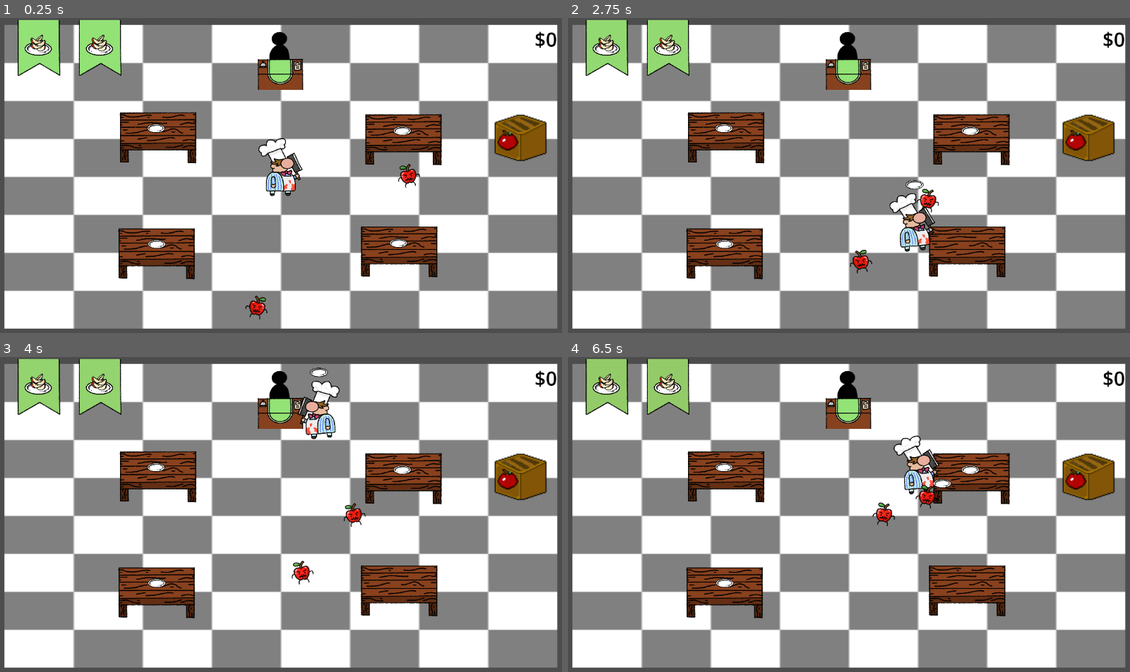
Above: before the commit, frames 1-4 (two rows, left to right).
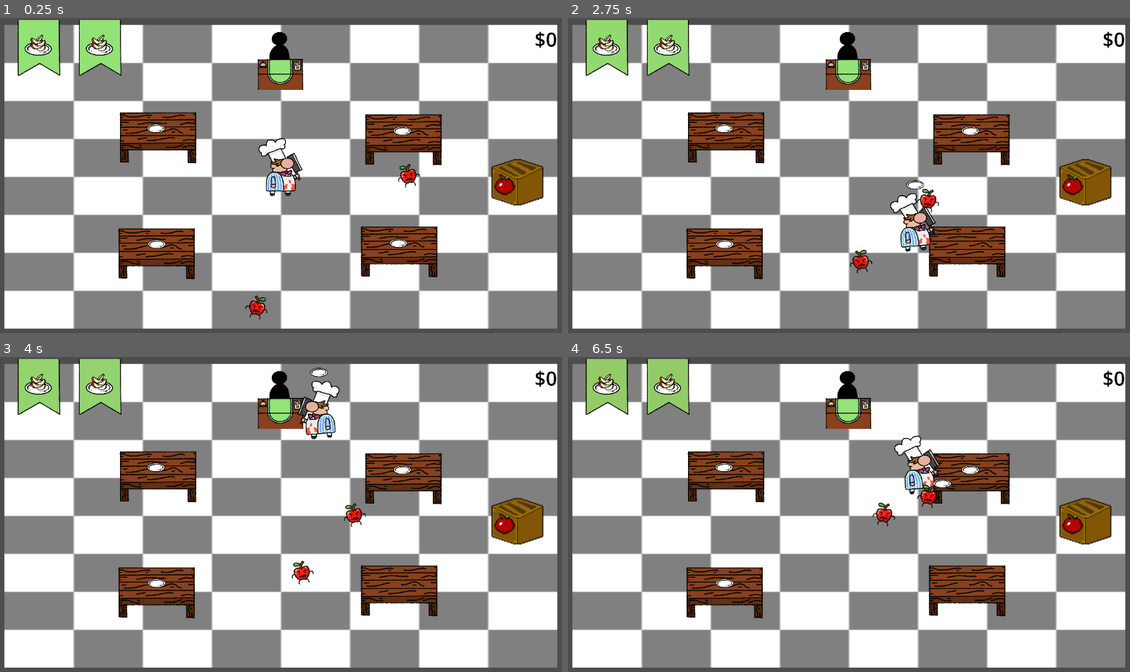
Above: after the commit, the same moments.

Repository: santosty25/Mortal-Cooking
Game: Godot game, scene res://Scenes/Main.tscn
The game is run twice, just before and just after one commit, with the same random seed, the same clock (stepped at 60 frames per second) and the same inputs.
Inputs (mouse positions are in pixels of both pictures, inside the frame that each line leads up to):
- Up to frame 1 (0.25 s): no input
- Up to frame 2 (2.75 s): move the mouse to (972, 159) at 0.52 s; hold D (Move_Right) 0.53-1.28 s; tap E (Interact) at 0.6, 1.55, 2.3 s; move the mouse to (736, 191) at 1.27 s; hold S (Move_Down) 1.28-2.03 s; click (736, 191) at 1.35 s; move the mouse to (905, 106) at 2.02 s; hold D (Move_Right) from 2.03 s (still down); hold Shift (Block) from 2.03 s (still down)
- Up to frame 3 (4 s): move the mouse to (252, 577) at 2.77 s; release D (Move_Right) at 2.78 s; release Shift (Block) at 2.78 s; hold W (Move_Up) 2.78-3.53 s; tap Space (Dash) at 2.85 s; tap E (Interact) at 3.05, 3.6 s; move the mouse to (449, 561) at 3.52 s; hold A (Move_Left) from 3.53 s (still down)
- Up to frame 4 (6.5 s): move the mouse to (680, 467) at 4.27 s; tap E (Interact) at 4.35, 5.3, 6.05 s; move the mouse to (877, 514) at 5.02 s; release A (Move_Left) at 5.03 s; hold S (Move_Down) 5.03-5.78 s; click (877, 514) at 5.1 s; move the mouse to (764, 435) at 5.77 s; hold D (Move_Right) from 5.78 s (still down); tap Shift (Block) at 5.85 s

The runs differ from the first frame. In frame 1, 2.4% of the frame differs, in the area x 87-98%, y 30-60%; in frame 2, 2.8%; in frame 3, 2.5%; in frame 4, 2.9%, in the area x 54-98%, y 24-60%.

Commit message:
last minute

Diff:
--- a/Code/Character/Player.gd
+++ b/Code/Character/Player.gd
@@ -119,9 +119,9 @@
 					target = body
 			elif body is Serving_Location && heldItem is Plate:
 				target = body
-				break; # terrain interactions take precedence
+				break; # terrain interactions take precedence and there is only one serving location
 		if target:
-			if target is Plate:
+			if target is Plate && heldItem is Enemy_Drop:
 				target.add_item(heldItem, heldItem.get_label())
 				heldItem = null
 			elif target is Serving_Location && heldItem is Plate:
@@ -130,6 +130,8 @@
 					cashGained.play()
 				else:
 					drop_item()
+			else:
+				drop_item()
 		else:
 			drop_item()
 	else:
@@ -142,7 +144,14 @@
 					target = body
 				elif !target:
 					target = body
-		if target:
+			elif body is Bin && (not target || not (target is Enemy_Drop || target is Plate)): # less important than plates or drops
+				if target && (target.position-position).length() > (body.position-position).length():
+					target = body
+				elif !target:
+					target = body
+		if target is Bin:
+			target.spawn_enemy()
+		else:
 			heldItem = target
 
 func drop_item():
--- a/Code/Main.gd
+++ b/Code/Main.gd
@@ -5,6 +5,9 @@
 var preparationsLabels = ["chopped"] # list of all ways of preparing ingredients
 var ingredients = [load("res://Scenes/Character/Apple.tscn")]
 var dropImages = [[load("res://art/Item/Apple_Slices.png")]] # first index is ingredient, second is preparation
+
+# things we need to respawn
+var plate = load("res://Scenes/Item/Plate.tscn")
 
 # for creating order icons on screen
 var dropNode = load("res://Scenes/Item/Enemy_Drop.tscn")
@@ -86,4 +89,24 @@
 		score += currentOrders[id][0].get_reward()
 		remove_order(currentOrders[id])
 		order.delete()
+
+		var plateCount = 0
+		for each in get_children():
+			if each is Plate:
+				plateCount += 1
+
+		if plateCount-1 < 4: # plate we just served has yet to be removed
+			for each in get_children():
+				if each is Table:
+					var hasPlate = false
+					for body in each.get_overlapping_bodies():
+						if body is Plate:
+							hasPlate = true
+					if not hasPlate:
+						var plateNode = plate.instantiate()
+						plateNode.position = position
+						$"..".add_child(plateNode)
+						break
+
+
 		return true
--- a/Scenes/Character/Player.tscn
+++ b/Scenes/Character/Player.tscn
@@ -39,6 +39,7 @@
 [node name="Player" type="CharacterBody2D"]
 position = Vector2(606, 317)
 scale = Vector2(0.3, 0.3)
+collision_layer = 5
 collision_mask = 4
 script = ExtResource("1_okj7e")
 
--- a/Scenes/Main.tscn
+++ b/Scenes/Main.tscn
@@ -1,16 +1,14 @@
-[gd_scene load_steps=14 format=3 uid="uid://c454qsgse2goj"]
+[gd_scene load_steps=12 format=3 uid="uid://dwirvfmddfg78"]
 
 [ext_resource type="Script" path="res://Code/Main.gd" id="1_144we"]
 [ext_resource type="PackedScene" uid="uid://tq3hr05vu4ux" path="res://Scenes/Character/Player.tscn" id="2_cqwo3"]
 [ext_resource type="Texture2D" uid="uid://yt82fh5e344w" path="res://art/Background/KitchenFloor.png" id="2_uti5l"]
-[ext_resource type="PackedScene" uid="uid://xb8c4wa7xv0c" path="res://Scenes/Terrain/Table.tscn" id="3_dryq0"]
-[ext_resource type="AudioStream" uid="uid://cjkunrgd32t27" path="res://Audio/knifeSwing.mp3" id="3_fsxps"]
+[ext_resource type="PackedScene" uid="uid://yi3ebkw6k8b0" path="res://Scenes/Terrain/Table.tscn" id="3_dryq0"]
 [ext_resource type="PackedScene" uid="uid://bwyugn41cemsf" path="res://Scenes/Terrain/Serving_Location.tscn" id="4_7apyq"]
-[ext_resource type="AudioStream" uid="uid://cdevfceoiejec" path="res://Audio/running.mp3" id="4_ep0w6"]
 [ext_resource type="PackedScene" uid="uid://caunl41eul6nm" path="res://Scenes/Item/Plate.tscn" id="4_oynte"]
 [ext_resource type="PackedScene" uid="uid://by7wt3jib5pss" path="res://Scenes/Character/Apple.tscn" id="5_idls0"]
 [ext_resource type="AudioStream" uid="uid://c2u258shbqccu" path="res://Audio/JazzBackground.mp3" id="6_kwsm0"]
-[ext_resource type="PackedScene" uid="uid://bo7j1g1seu3df" path="res://Scenes/Terrain/AppleBin.tscn" id="11_vr6yn"]
+[ext_resource type="PackedScene" uid="uid://bv2q2xsfi75k8" path="res://Scenes/Terrain/AppleBin.tscn" id="11_vr6yn"]
 
 [sub_resource type="RectangleShape2D" id="RectangleShape2D_jntcb"]
 size = Vector2(1174.38, 20)
@@ -29,25 +27,21 @@
 [node name="Table" parent="." instance=ExtResource("3_dryq0")]
 position = Vector2(-502, -176)
 scale = Vector2(0.7, 0.7)
-collision_layer = 4
 collision_mask = 4
 
 [node name="Table2" parent="." instance=ExtResource("3_dryq0")]
 position = Vector2(-508, 299)
 scale = Vector2(0.7, 0.7)
-collision_layer = 4
 collision_mask = 4
 
 [node name="Table3" parent="." instance=ExtResource("3_dryq0")]
 position = Vector2(500, -168)
 scale = Vector2(0.7, 0.7)
-collision_layer = 4
 collision_mask = 4
 
 [node name="Table4" parent="." instance=ExtResource("3_dryq0")]
 position = Vector2(483, 291)
 scale = Vector2(0.7, 0.7)
-collision_layer = 4
 collision_mask = 4
 
 [node name="Serving_Location" parent="." instance=ExtResource("4_7apyq")]
@@ -82,31 +76,21 @@
 position = Vector2(3, 1)
 collision_layer = 4
 
-[node name="knifeSwing" type="AudioStreamPlayer" parent="Player"]
-stream = ExtResource("3_fsxps")
-
-[node name="running" type="AudioStreamPlayer" parent="Player"]
-stream = ExtResource("4_ep0w6")
-
 [node name="OrderCooldown" type="Timer" parent="."]
 wait_time = 30.0
 autostart = true
 
 [node name="Plate" parent="." instance=ExtResource("4_oynte")]
 position = Vector2(481, 265)
-scale = Vector2(1, 1)
 
 [node name="Plate2" parent="." instance=ExtResource("4_oynte")]
 position = Vector2(-509, -205)
-scale = Vector2(1, 1)
 
 [node name="Plate3" parent="." instance=ExtResource("4_oynte")]
 position = Vector2(497, -195)
-scale = Vector2(1, 1)
 
 [node name="Plate4" parent="." instance=ExtResource("4_oynte")]
 position = Vector2(-506, 269)
-scale = Vector2(1, 1)
 
 [node name="Apple" parent="." instance=ExtResource("5_idls0")]
 position = Vector2(-102, 561)
@@ -129,9 +113,7 @@
 stream = ExtResource("6_kwsm0")
 autoplay = true
 
-[node name="AppleBin" parent="." instance=ExtResource("11_vr6yn")]
-position = Vector2(974, -161)
-collision_layer = 4
-collision_mask = 4
+[node name="CharacterBody2D" parent="." instance=ExtResource("11_vr6yn")]
+position = Vector2(961, 21)
 
 [connection signal="timeout" from="OrderCooldown" to="." method="_on_order_cooldown_timeout"]
--- a/Scenes/Terrain/AppleBin.tscn
+++ b/Scenes/Terrain/AppleBin.tscn
@@ -1,11 +1,15 @@
-[gd_scene load_steps=3 format=3 uid="uid://bo7j1g1seu3df"]
+[gd_scene load_steps=4 format=3 uid="uid://bv2q2xsfi75k8"]
 
+[ext_resource type="Script" path="res://Scenes/Terrain/Apple_Bin.gd" id="1_wadha"]
 [ext_resource type="Texture2D" uid="uid://d2nnk0lf6v80k" path="res://art/Terrain/AppleBin.png" id="1_xgxv0"]
 
 [sub_resource type="RectangleShape2D" id="RectangleShape2D_iugxj"]
 size = Vector2(179.688, 156.938)
 
-[node name="AppleBin" type="StaticBody2D"]
+[node name="CharacterBody2D" type="CharacterBody2D"]
+collision_layer = 12
+collision_mask = 0
+script = ExtResource("1_wadha")
 
 [node name="Sprite2D" type="Sprite2D" parent="."]
 position = Vector2(-1.90735e-06, 3)
--- /dev/null
+++ b/Scenes/Terrain/Apple_Bin.gd
@@ -0,0 +1,9 @@
+extends CharacterBody2D
+class_name Bin
+
+var spawn = load("res://Scenes/Character/Apple.tscn")
+
+func spawn_enemy():
+	var spawnNode = spawn.instantiate()
+	spawnNode.position = position - Vector2(200, 0)
+	$"..".add_child(spawnNode)
--- /dev/null
+++ b/Scenes/Terrain/Table.gd
@@ -0,0 +1,2 @@
+extends Area2D
+class_name Table
--- a/Scenes/Terrain/Table.tscn
+++ b/Scenes/Terrain/Table.tscn
@@ -1,17 +1,32 @@
-[gd_scene load_steps=3 format=3 uid="uid://xb8c4wa7xv0c"]
+[gd_scene load_steps=4 format=3 uid="uid://yi3ebkw6k8b0"]
 
+[ext_resource type="Script" path="res://Scenes/Terrain/Table.gd" id="1_db6xq"]
 [ext_resource type="Texture2D" uid="uid://b74i251p18tms" path="res://art/Terrain/table.png" id="1_qlr4m"]
 
 [sub_resource type="RectangleShape2D" id="RectangleShape2D_guj5l"]
 size = Vector2(437, 214.5)
 
-[node name="Table" type="StaticBody2D"]
+[node name="Table" type="Area2D"]
+position = Vector2(2.00005, 4.99998)
+scale = Vector2(0.481701, 0.50625)
+collision_layer = 4
+collision_mask = 9
+script = ExtResource("1_db6xq")
 
 [node name="Sprite2D" type="Sprite2D" parent="."]
 position = Vector2(2.00005, 4.99998)
 scale = Vector2(0.481701, 0.50625)
 texture = ExtResource("1_qlr4m")
 
-[node name="CollisionShape2D" type="CollisionShape2D" parent="."]
+[node name="Hitbox" type="CollisionShape2D" parent="."]
 position = Vector2(3.5, -10.75)
+scale = Vector2(1, 1)
 shape = SubResource("RectangleShape2D_guj5l")
+
+[node name="StaticBody2D" type="StaticBody2D" parent="."]
+collision_layer = 5
+
+[node name="Hitbox" type="CollisionShape2D" parent="StaticBody2D"]
+position = Vector2(7, -21.5)
+scale = Vector2(1, 1)
+shape = SubResource("RectangleShape2D_guj5l")
